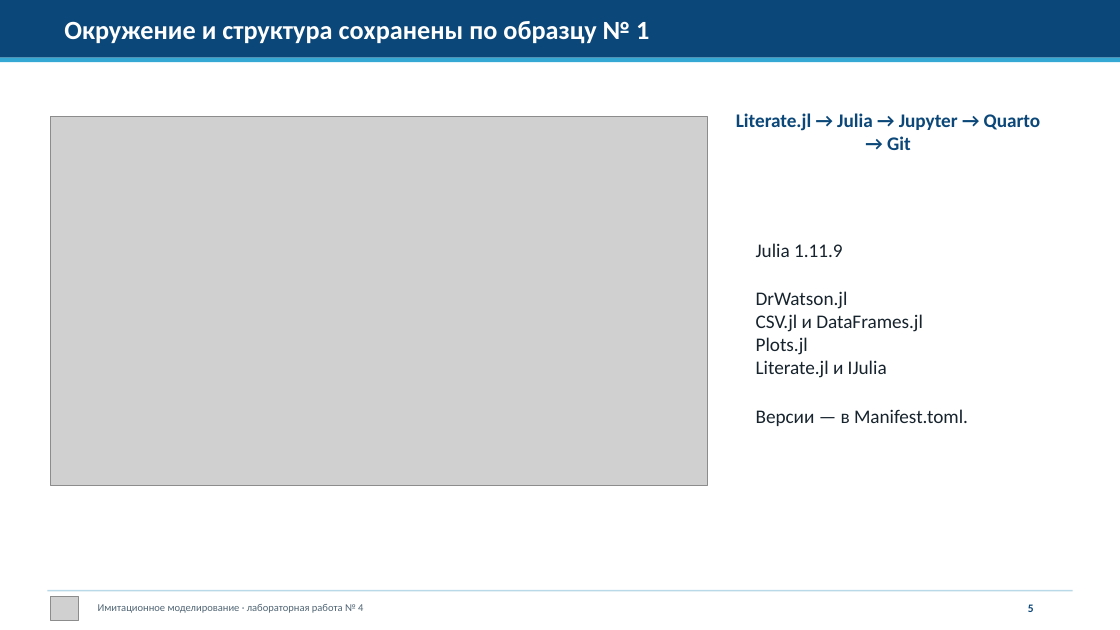
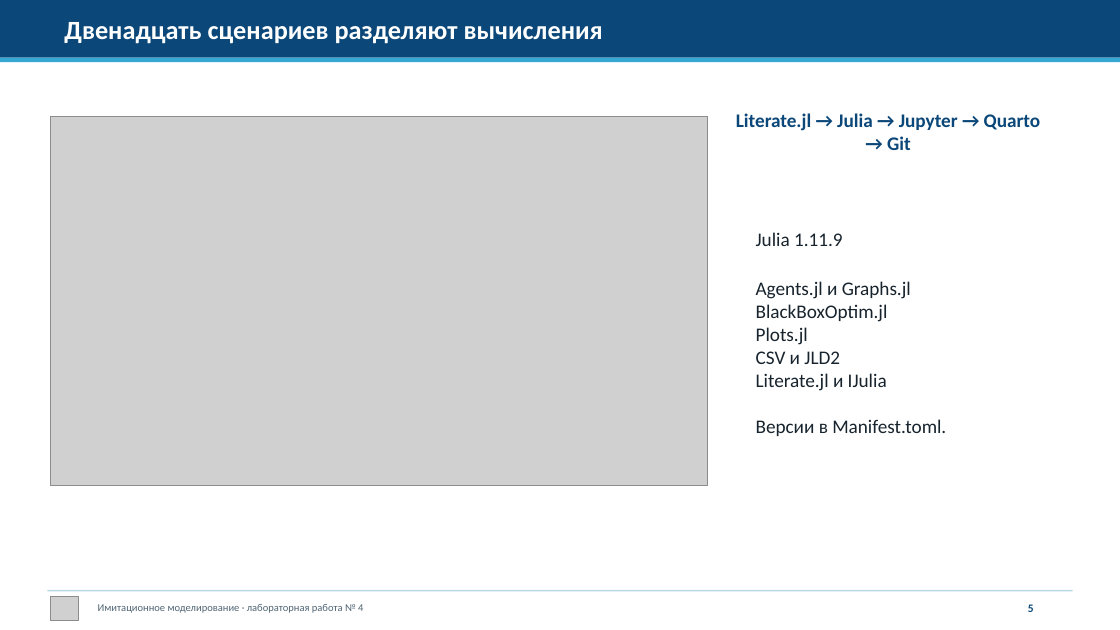
Before and after one commit to dakuokkonen1/study-2026-simulation-modeling, a slide deck: slide 5 of labs/lab04/presentation/simulation-modeling-lab04-presentation.pptx. Drawn at 1120x630 pixels with LibreOffice and Linux fonts; fonts in the diff are those of the drawing; grey boxes stand for pictures. Boxes give left, top, right and bottom in pixels: in the first picture for what was removed or moved away, otherwise in the second. Text is boxed around its words. In the diff, an @@ line names an element or a change of style, - is before the commit and + after.

```diff
--- a/labs/lab04/presentation/simulation-modeling-lab04-presentation.pptx
+++ b/labs/lab04/presentation/simulation-modeling-lab04-presentation.pptx
@@ text at (64, 22, 603, 44): text changed @@
-Окружение и структура сохранены по образцу № 1
+Двенадцать сценариев разделяют вычисления
@@ text at (756, 281, 911, 322): text changed @@
-DrWatson.jl
-CSV.jl и DataFrames.jl
+Agents.jl и Graphs.jl
+BlackBoxOptim.jl
@@ text at (756, 351, 840, 364): paragraph added @@
+CSV и JLD2
@@ text at (756, 419, 946, 436): text changed @@
-Версии — в Manifest.toml.
+Версии в Manifest.toml.
```
Also in this commit, not shown: 2 other slides changed, 18 slides added, 12 slides removed, 14 other files.
